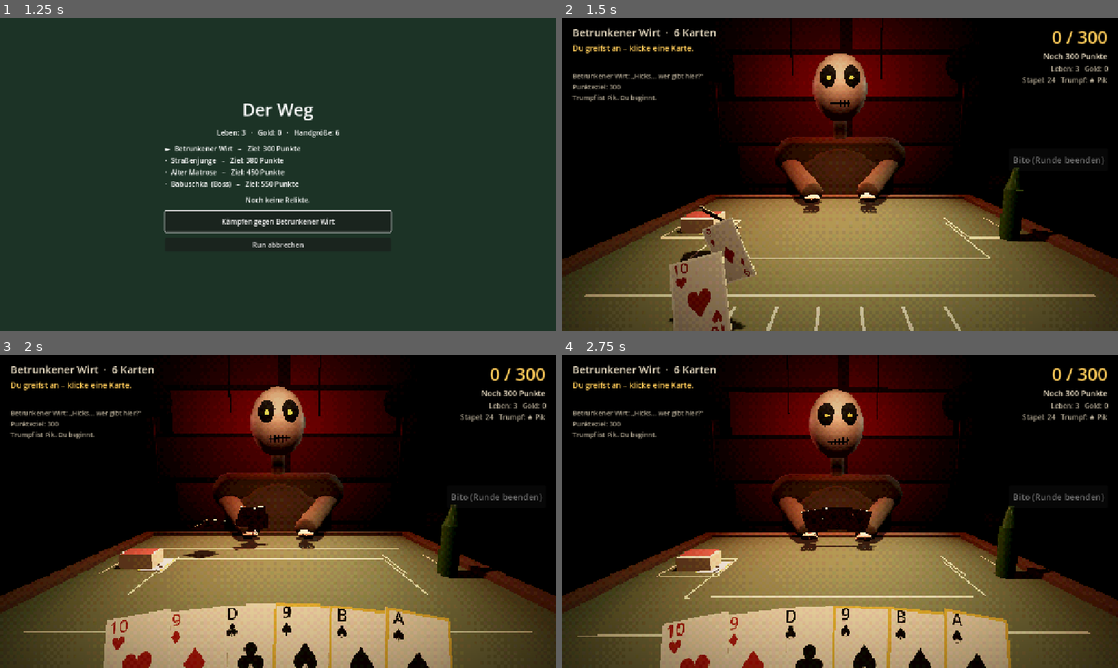
Above: before the commit, frames 1-4 (two rows, left to right).
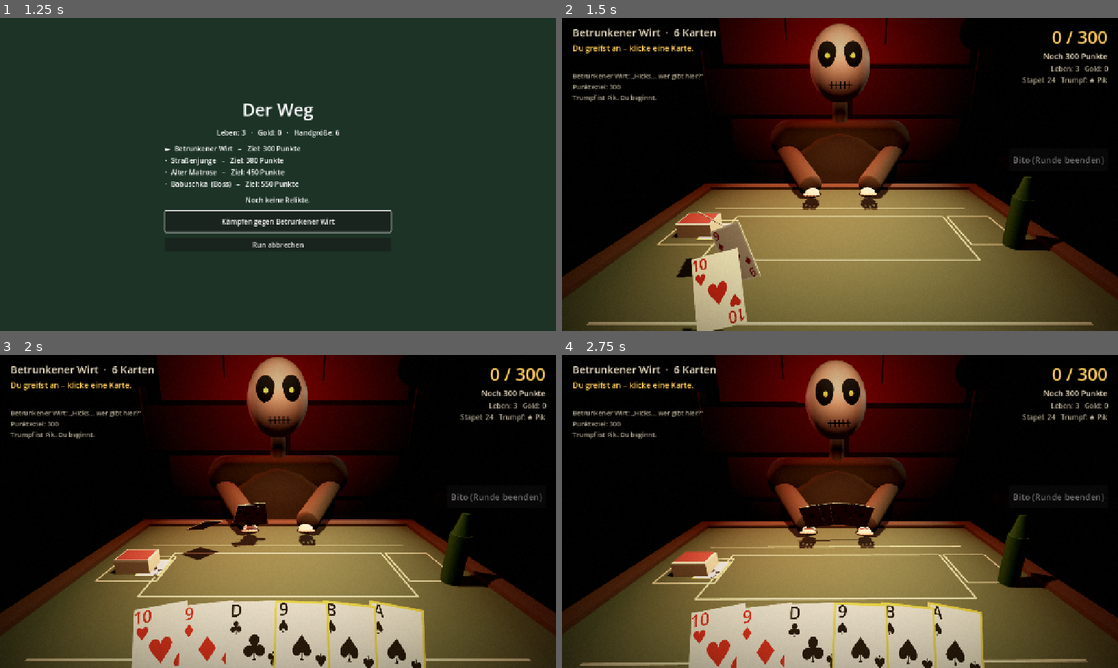
Above: after the commit, the same moments.

Repository: beydo7/duraki
Game: Godot game, scene res://scenes/menu/main_menu.tscn
Two runs of this game, one before a commit and one after it. Both use one fixed random seed, a clock stepped at 60 frames per second and the inputs below.
Inputs (mouse positions are in pixels of both pictures, inside the frame that each line leads up to):
- Up to frame 1 (1.25 s): click "Neuer Run" at 0.5 s
- Up to frame 2 (1.5 s): click "Kämpfen gegen Betrunkener Wirt" at 1.25 s
- Up to frame 3 (2 s): no input
- Up to frame 4 (2.75 s): move the mouse to (962, 495) at 2.02 s; click (962, 495) at 2.17 s

Frame 1 is identical in both runs. In frame 2, 23% of the frame differs, in the area x 0-100%, y 0-100%; in frame 3, 31%; in frame 4, 31%.

Commit message:
Hochauflösende Grafik, höhere Kamera, lesbare Hand auch mit vielen Karten
Co-Authored-By: Claude Opus 5.5 <noreply@anthropic.com>
Claude-Session: https://claude.ai/code/session_01GSapFSK44CgC3YRDnJKsGJ

Diff:
--- a/scenes/match/card_3d.gd
+++ b/scenes/match/card_3d.gd
@@ -62,7 +62,7 @@
 	# Rückseite: heller Rand + dunkelrotes Feld mit Rautenmuster
 	_add_quad(Vector2(WIDTH, HEIGHT), THICKNESS * 0.5 + 0.0002, _mat(COLOR_BACK_BORDER, 0.9), true)
 	_add_quad(Vector2(WIDTH - 0.012, HEIGHT - 0.012), THICKNESS * 0.5 + 0.0004, _mat(COLOR_BACK, 0.7), true)
-	var back_mark := _label("◆", 120, COLOR_BACK_BORDER.darkened(0.25), true)
+	var back_mark := _label("◆", 240, COLOR_BACK_BORDER.darkened(0.25), true, 0.0002)
 	back_mark.position = Vector3(0, -(THICKNESS * 0.5 + 0.0006), 0)
 	add_child(back_mark)
 
@@ -72,16 +72,17 @@
 		var suit := Card.SUIT_SYMBOLS[card.suit] as String
 		var y := THICKNESS * 0.5 + 0.0006
 		# großes Farbsymbol in der Mitte
-		var center := _label(suit, 150, color, false)
+		var center := _label(suit, 280, color, false, 0.0002)
 		center.position = Vector3(0, y, 0.008)
 		add_child(center)
 		# Rang oben links und (gedreht) unten rechts
-		for corner in [Vector3(-WIDTH * 0.3, y, -HEIGHT * 0.33), Vector3(WIDTH * 0.3, y, HEIGHT * 0.33)]:
-			var l := _label("%s\n%s" % [rank, suit], 64, color, false)
+		# Ecke oben links ist bei überlappenden Karten immer sichtbar → groß
+		for corner in [Vector3(-WIDTH * 0.335, y, -HEIGHT * 0.3), Vector3(WIDTH * 0.335, y, HEIGHT * 0.3)]:
+			var l := _label("%s\n%s" % [rank, suit], 150, color, false, 0.0002)
 			l.position = corner
 			if corner.z > 0:
 				l.rotate_y(PI)
-			l.line_spacing = -18
+			l.line_spacing = -40
 			add_child(l)
 			_labels.append(l)
 		_labels.append(center)
@@ -138,11 +139,12 @@
 	add_child(mi)
 
 
-func _label(text: String, font_size: int, color: Color, bottom: bool) -> Label3D:
+func _label(text: String, font_size: int, color: Color, bottom: bool, px := 0.0004) -> Label3D:
 	var l := Label3D.new()
 	l.text = text
 	l.font_size = font_size
-	l.pixel_size = 0.0004
+	l.pixel_size = px
+	l.texture_filter = BaseMaterial3D.TEXTURE_FILTER_LINEAR_WITH_MIPMAPS_ANISOTROPIC
 	l.modulate = color
 	l.outline_size = 0
 	l.double_sided = false
--- /dev/null
+++ b/scenes/match/look.gdshader
@@ -0,0 +1,18 @@
+shader_type canvas_item;
+// Bild-Look der 3D-Welt: warme Tönung, Vignette und feines Filmkorn.
+
+uniform float vignette = 0.55;
+uniform float grain = 0.025;
+uniform vec3 tint : source_color = vec3(1.0, 0.95, 0.9);
+
+float rand(vec2 p) {
+	return fract(sin(dot(p, vec2(12.9898, 78.233))) * 43758.5453);
+}
+
+void fragment() {
+	vec3 col = texture(TEXTURE, UV).rgb * tint;
+	vec2 d = UV - 0.5;
+	col *= 1.0 - dot(d, d) * vignette * 2.0;
+	col += (rand(FRAGCOORD.xy + fract(TIME) * 100.0) - 0.5) * grain;
+	COLOR = vec4(col, 1.0);
+}
--- a/scenes/match/match.tscn
+++ b/scenes/match/match.tscn
@@ -1,15 +1,13 @@
 [gd_scene load_steps=4 format=3]
 
 [ext_resource type="Script" path="res://scenes/match/match.gd" id="1_match"]
-[ext_resource type="Shader" path="res://scenes/match/retro.gdshader" id="2_retro"]
+[ext_resource type="Shader" path="res://scenes/match/look.gdshader" id="2_look"]
 
-[sub_resource type="ShaderMaterial" id="ShaderMaterial_retro"]
-shader = ExtResource("2_retro")
-shader_parameter/color_levels = 18.0
-shader_parameter/dither_strength = 0.9
-shader_parameter/pixel_size = 3.0
+[sub_resource type="ShaderMaterial" id="ShaderMaterial_look"]
+shader = ExtResource("2_look")
 shader_parameter/vignette = 0.55
-shader_parameter/tint = Color(1, 0.94, 0.88, 1)
+shader_parameter/grain = 0.025
+shader_parameter/tint = Color(1, 0.95, 0.9, 1)
 
 [node name="Match" type="Control"]
 layout_mode = 3
@@ -22,8 +20,7 @@
 
 [node name="View" type="SubViewportContainer" parent="."]
 unique_name_in_owner = true
-texture_filter = 1
-material = SubResource("ShaderMaterial_retro")
+material = SubResource("ShaderMaterial_look")
 layout_mode = 1
 anchors_preset = 15
 anchor_right = 1.0
@@ -31,13 +28,15 @@
 grow_horizontal = 2
 grow_vertical = 2
 stretch = true
-stretch_shrink = 3
+stretch_shrink = 1
 
 [node name="Viewport" type="SubViewport" parent="View"]
 unique_name_in_owner = true
 handle_input_locally = false
 physics_object_picking = true
-size = Vector2i(426, 240)
+size = Vector2i(1280, 720)
+msaa_3d = 2
+screen_space_aa = 1
 render_target_update_mode = 4
 
 [node name="HUD" type="Control" parent="."]
--- a/scenes/match/retro.gdshader
+++ /dev/null
@@ -1,25 +0,0 @@
-shader_type canvas_item;
-// Retro-Look: wenige Farbstufen + geordnetes Dithering (Bayer 4x4) + Vignette.
-// Wird auf den SubViewportContainer gelegt, der die 3D-Welt in niedriger Auflösung zeigt.
-
-uniform float color_levels = 18.0;
-uniform float dither_strength = 0.9;
-uniform float pixel_size = 3.0; // = stretch_shrink des Containers
-uniform float vignette = 0.55;
-uniform vec3 tint : source_color = vec3(1.0, 0.94, 0.88);
-
-float bayer(ivec2 p) {
-	int m[16] = int[](0, 8, 2, 10, 12, 4, 14, 6, 3, 11, 1, 9, 15, 7, 13, 5);
-	return float(m[(p.y & 3) * 4 + (p.x & 3)]) / 16.0 - 0.5;
-}
-
-void fragment() {
-	vec4 c = texture(TEXTURE, UV);
-	ivec2 cell = ivec2(floor(FRAGCOORD.xy / pixel_size));
-	vec3 col = c.rgb * tint;
-	col += bayer(cell) * dither_strength / color_levels;
-	col = floor(col * color_levels + 0.5) / color_levels;
-	vec2 d = UV - 0.5;
-	col *= 1.0 - dot(d, d) * vignette * 2.0;
-	COLOR = vec4(col, 1.0);
-}
--- a/scenes/match/table_world.gd
+++ b/scenes/match/table_world.gd
@@ -11,16 +11,23 @@
 
 const DECK_POS := Vector3(-0.60, TABLE_Y, -0.10)
 const DISCARD_POS := Vector3(0.62, TABLE_Y, -0.12)
-const PLAYER_HAND_POS := Vector3(0.0, 0.925, 0.58)
-const PLAYER_HAND_TILT := 60.0
+const PLAYER_HAND_POS := Vector3(0.0, 1.0, 0.5)
+const PLAYER_HAND_TILT := 50.0
+## Ab so vielen Handkarten werden zwei Reihen gebildet (sonst ein Fächer).
+const HAND_ROW_THRESHOLD := 22
+const HAND_MAX_WIDTH := 0.82
 const OPP_HAND_POS := Vector3(0.0, 0.97, -0.36)
 const OPP_HAND_TILT := -68.0
-const TABLE_ROW_Z := 0.0
+const TABLE_ROW_Z := -0.07
 
 const TABLE_CARD_SCALE := 1.3
 const MOVE_TIME := 0.32
 const DEAL_STAGGER := 0.07
 const HOVER_LIFT := Vector3(0, 0.035, -0.02)
+
+## "fan" = Fächer, erst ab HAND_ROW_THRESHOLD zwei Reihen.
+## "rows" = schon ab 11 Karten zwei Reihen (zum Vergleichen).
+static var hand_layout := "fan"
 
 var camera: Camera3D
 var figure: OpponentFigure
@@ -177,11 +184,28 @@
 
 
 func _player_hand_xf(i: int, n: int) -> Transform3D:
-	var spacing := minf(0.085, 0.62 / maxf(1, n))
+	var threshold := 10 if hand_layout == "rows" else HAND_ROW_THRESHOLD
+	if n > threshold:
+		# zwei Reihen: erste Hälfte hinten, zweite Hälfte tiefer und näher davor.
+		# Von der hinteren Reihe bleibt die obere Hälfte mit Rang/Farbe sichtbar.
+		var back := ceili(n / 2.0)
+		if i < back:
+			return _hand_row_xf(i, back, Vector3.ZERO, 0.95)
+		return _hand_row_xf(i - back, n - back, Vector3(0, -0.04, 0.035), 1.0)
+	return _hand_row_xf(i, n, Vector3.ZERO, 1.0)
+
+
+## Eine Reihe Handkarten als leichter Fächer. Der Abstand schrumpft bei vielen
+## Karten, bleibt aber so groß, dass die Ecke mit Rang und Farbe sichtbar ist.
+func _hand_row_xf(i: int, n: int, offset_pos: Vector3, width_factor: float) -> Transform3D:
+	var spacing := clampf(HAND_MAX_WIDTH * width_factor / maxf(1, n), 0.036, 0.085)
 	var offset := i - (n - 1) * 0.5
-	var fan := -offset * 0.07
-	var pos := PLAYER_HAND_POS + Vector3(offset * spacing, -absf(offset) * 0.004 + i * 0.0006, absf(offset) * 0.006)
+	var fan := -offset * minf(0.07, 0.45 / maxf(1, n))
+	var curve := 0.004 if n <= 8 else 0.0015
 	var basis := Basis(Vector3.RIGHT, deg_to_rad(PLAYER_HAND_TILT)) * Basis(Vector3.UP, fan)
+	var pos := PLAYER_HAND_POS + offset_pos + Vector3(offset * spacing, -absf(offset) * curve, 0)
+	# jede Karte liegt etwas über der linken Nachbarin → linke Ecke bleibt frei
+	pos += basis.y * (i * 0.0012)
 	return Transform3D(basis, pos)
 
 
@@ -397,10 +421,10 @@
 
 func _build_camera() -> void:
 	camera = Camera3D.new()
-	camera.fov = 66.0
+	camera.fov = 64.0
 	camera.near = 0.03
 	add_child(camera)
-	camera.look_at_from_position(Vector3(0, 1.2, 0.92), Vector3(0, 1.0, -0.4))
+	camera.look_at_from_position(Vector3(0, 1.36, 0.86), Vector3(0, 1.0, -0.3))
 	_cam_base = camera.transform
 	camera.current = true
 
--- a/tests/screenshot.gd
+++ b/tests/screenshot.gd
@@ -24,9 +24,23 @@
 	Run.floor_index = Run.encounters.size() - 1 if "boss" in OS.get_cmdline_user_args() else 0
 	Run.goto(Run.SCENE_MATCH)
 	await get_tree().create_timer(2.5).timeout
-	await _shot("1_start")
 	var scene := get_tree().current_scene
 	var duel: DurakMatch = scene.duel
+	var args := OS.get_cmdline_user_args()
+	if "rows" in args:
+		TableWorld.hand_layout = "rows"
+	if "many" in args:
+		# viele Karten auf die Hand, um das Layout zu prüfen
+		var extra := 20 if "huge" in args else 12
+		for k in extra:
+			duel.player_hand.append(duel.deck.draw())
+		DurakRules.sort_hand(duel.player_hand, duel.trump_suit)
+		duel.changed.emit()
+		await get_tree().create_timer(2.0).timeout
+		await _shot("many")
+		get_tree().quit()
+		return
+	await _shot("1_start")
 	# ein paar Züge spielen
 	for step in 6:
 		if duel.is_over:
Renamed: scenes/match/retro.gdshader.uid -> scenes/match/look.gdshader.uid
